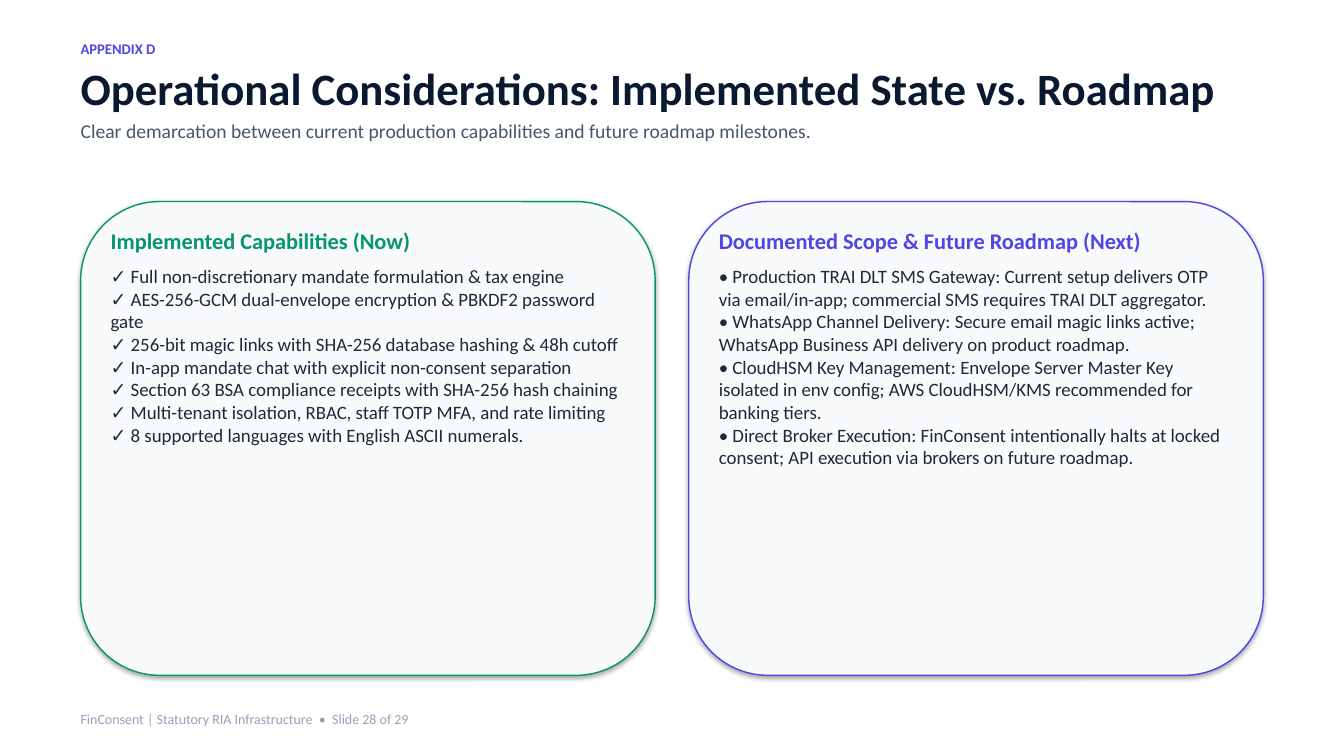
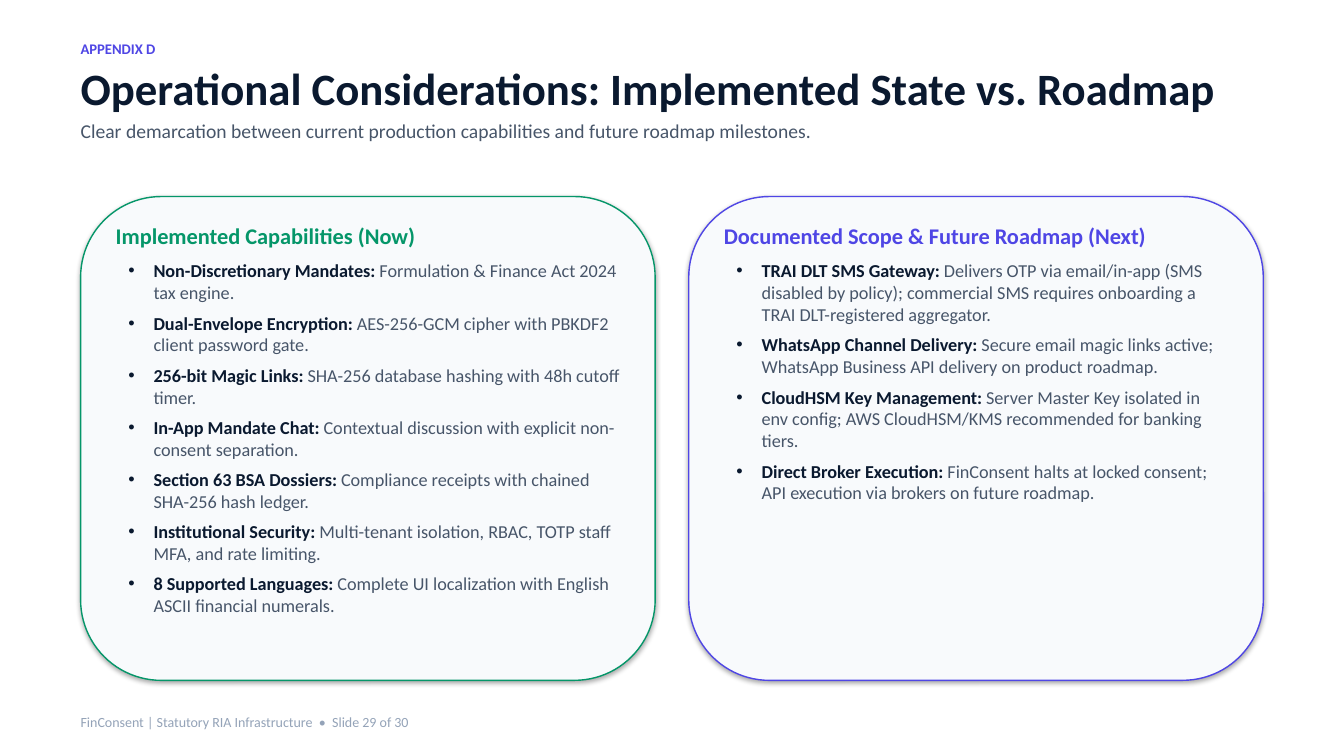
Before and after one commit to AtharvaSDeshpande/FinConsent, a slide deck: slide 29 of FinConsent-Client-Presentation.pptx (slide 28 before the commit). Drawn at 1344x756 pixels with LibreOffice and Linux fonts; fonts in the diff are those of the drawing. Boxes give left, top, right and bottom in pixels: in the first picture for what was removed or moved away, otherwise in the second. Text is boxed around its words. In the diff, an @@ line names an element or a change of style, - is before the commit and + after.

```diff
--- a/FinConsent-Client-Presentation.pptx
+++ b/FinConsent-Client-Presentation.pptx
@@ rounded rectangle: place and size @@
-rounded rectangle at bbox=[81, 202, 655, 676]
+rounded rectangle at bbox=[81, 197, 655, 681]
@@ rounded rectangle: place and size @@
-rounded rectangle at bbox=[689, 202, 1263, 676]
+rounded rectangle at bbox=[689, 197, 1263, 681]
@@ text at bbox=[154, 264, 619, 612]: text changed; size 13.5 to 13 pt; text colour #1E293B to #475569 @@
-✓ Full non-discretionary mandate formulation & tax engine
-✓ AES-256-GCM dual-envelope encryption & PBKDF2 password gate
-✓ 256-bit magic links with SHA-256 database hashing & 48h cutoff
-✓ In-app mandate chat with explicit non-consent separation
-✓ Section 63 BSA compliance receipts with SHA-256 hash chaining
-✓ Multi-tenant isolation, RBAC, staff TOTP MFA, and rate limiting
-✓ 8 supported languages with English ASCII numerals.
+• Non-Discretionary Mandates: Formulation & Finance Act 2024 tax engine.
+• Dual-Envelope Encryption: AES-256-GCM cipher with PBKDF2 client password gate.
+• 256-bit Magic Links: SHA-256 database hashing with 48h cutoff timer.
+• In-App Mandate Chat: Contextual discussion with explicit non-consent separation.
+• Section 63 BSA Dossiers: Compliance receipts with chained SHA-256 hash ledger.
+• Institutional Security: Multi-tenant isolation, RBAC, TOTP staff MFA, and rate limiting.
+• 8 Supported Languages: Complete UI localization with English ASCII financial numerals.
@@ text at bbox=[762, 264, 1213, 502]: text changed; size 13.5 to 13 pt; text colour #1E293B to #475569 @@
-• Production TRAI DLT SMS Gateway: Current setup delivers OTP via email/in-app; commercial SMS requires TRAI DLT aggregator.
-• WhatsApp Channel Delivery: Secure email magic links active; WhatsApp Business API delivery on product roadmap.
-• CloudHSM Key Management: Envelope Server Master Key isolated in env config; AWS CloudHSM/KMS recommended for banking tiers.
-• Direct Broker Execution: FinConsent intentionally halts at locked consent; API execution via brokers on future roadmap.
+• TRAI DLT SMS Gateway: Delivers OTP via email/in-app (SMS disabled by policy); commercial SMS requires onboarding a TRAI DLT-registered aggregator.
+• WhatsApp Channel Delivery: Secure email magic links active; WhatsApp Business API delivery on product roadmap.
+• CloudHSM Key Management: Server Master Key isolated in env config; AWS CloudHSM/KMS recommended for banking tiers.
+• Direct Broker Execution: FinConsent halts at locked consent; API execution via brokers on future roadmap.
@@ text at bbox=[81, 717, 408, 729]: text changed @@
-FinConsent | Statutory RIA Infrastructure • Slide 28 of 29
+FinConsent | Statutory RIA Infrastructure • Slide 29 of 30
```
Also in this commit, not shown: 28 other slides changed, 1 slide added, 27 other files.
